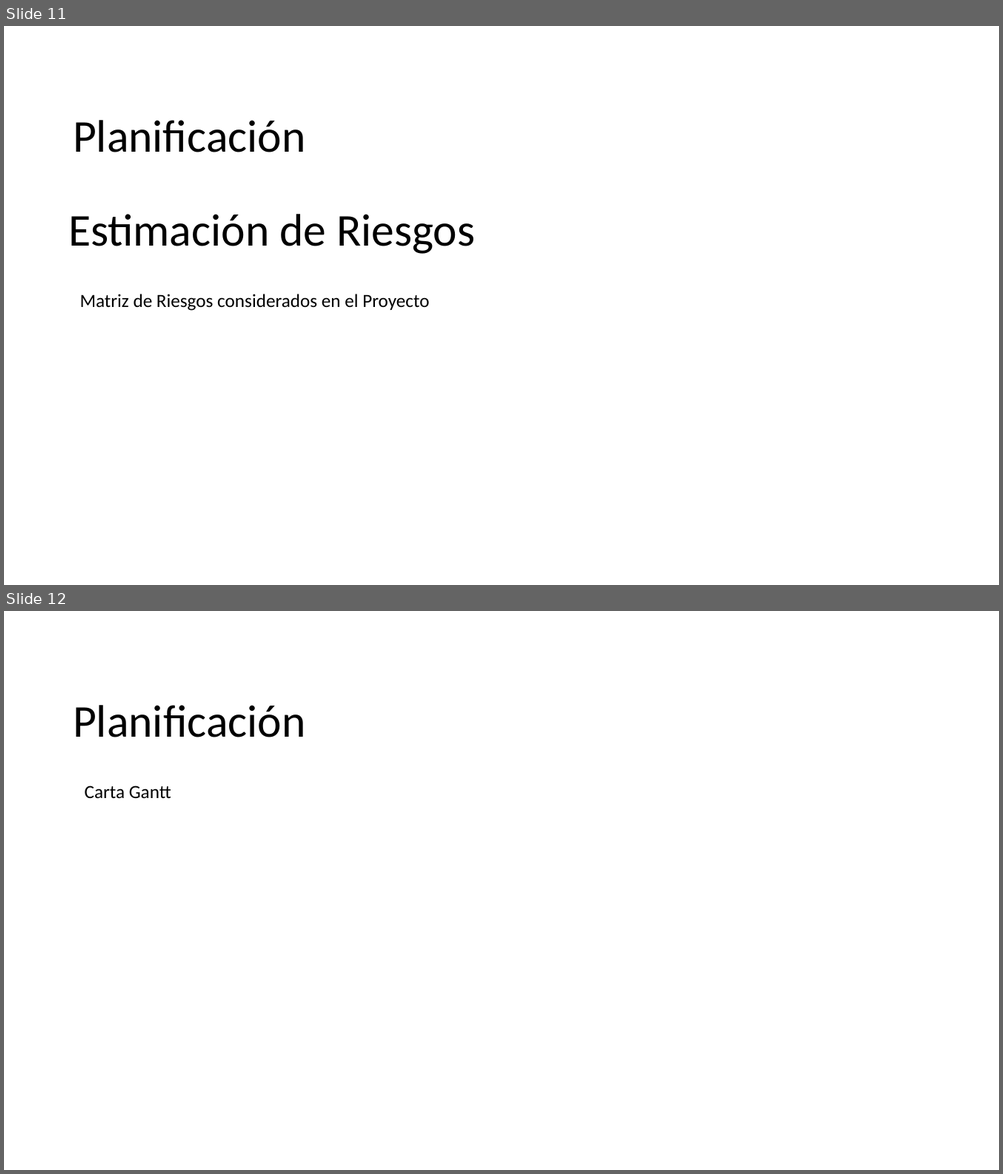
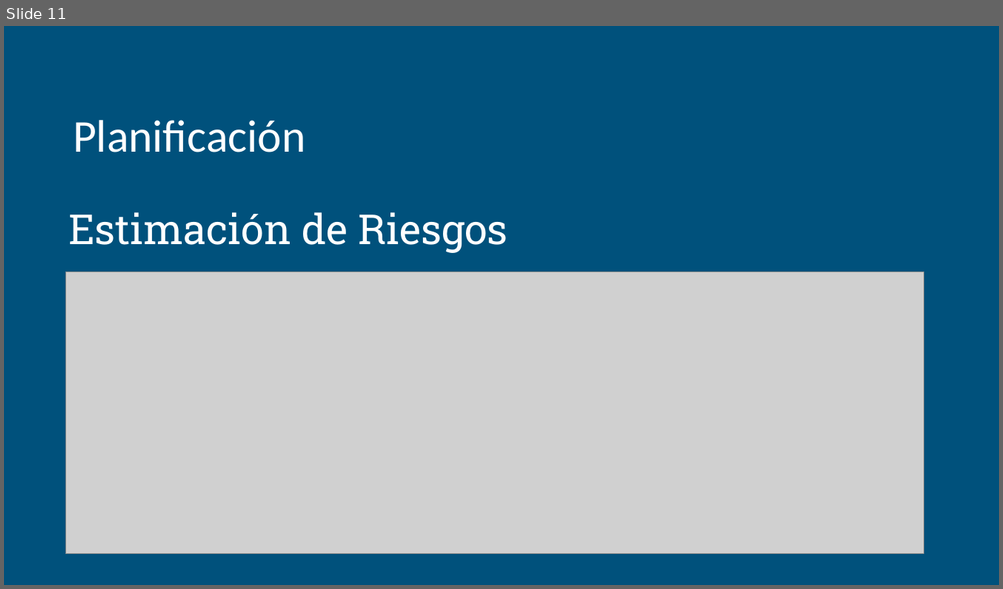
Before and after one commit to RashRiper/Proyecto-WEBNOVA, a slide deck: Fase_1.0/IT1-Estructura Presentación-Portafolio de Título Ing.Informática.pptx. Shown one above the other, each under a label of ours: slides 11 and 12 before the commit, slide 11 after it. The pictures are 1003x1174 and 1003x589 pixels, drawn with LibreOffice and Linux fonts; fonts in the diff are those of the drawing; grey boxes stand for pictures; background and template pictures are left out. Boxes give left, top, right and bottom in pixels: in the first picture for what was removed or moved away, otherwise in the second. Text is boxed around its words. In the diff, an @@ line names an element or a change of style, - is before the commit and + after.

```diff
--- a/Fase_1.0/IT1-Estructura Presentación-Portafolio de Título Ing.Informática.pptx
+++ b/Fase_1.0/IT1-Estructura Presentación-Portafolio de Título Ing.Informática.pptx
@@ slide 12 removed at bbox=[4, 611, 999, 1170], background picture (left out) @@
@@ title removed at bbox=[73, 705, 305, 738] @@
-Planificación
@@ text removed at bbox=[85, 786, 171, 799] @@
-Carta Gantt
@@ slide 11 changed as well @@
@@ background picture (left out) to #00517C @@
@@ text "Planificación" at bbox=[73, 120, 305, 153]: text colour #000000 to #FFFFFF @@
@@ title "Estimación de Riesgos" at bbox=[68, 212, 508, 253]: size 44 to 40 pt, font Calibri to Roboto Slab, text colour #000000 to #FFFFFF @@
@@ picture added at bbox=[65, 272, 923, 554] @@
@@ text removed at bbox=[80, 294, 429, 311] @@
-Matriz de Riesgos considerados en el Proyecto
```
Also in this commit, not shown: 11 other slides changed, 1 slide added, 7 other files.
